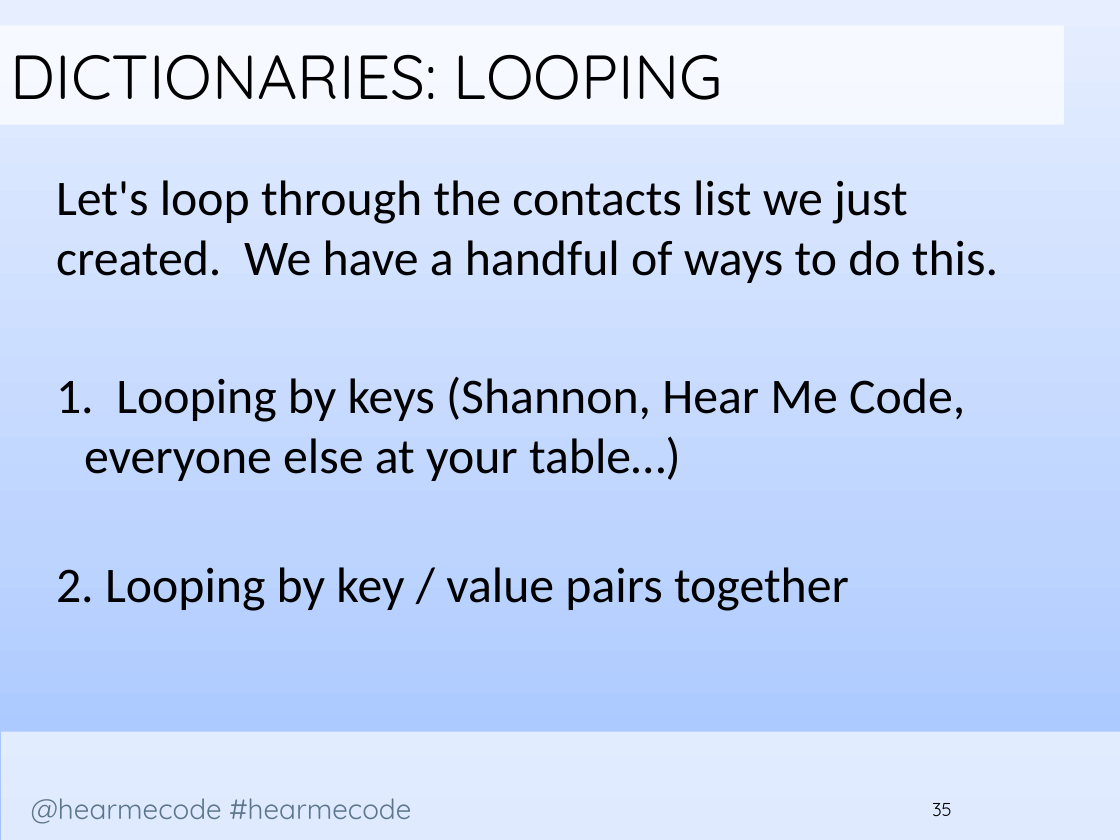
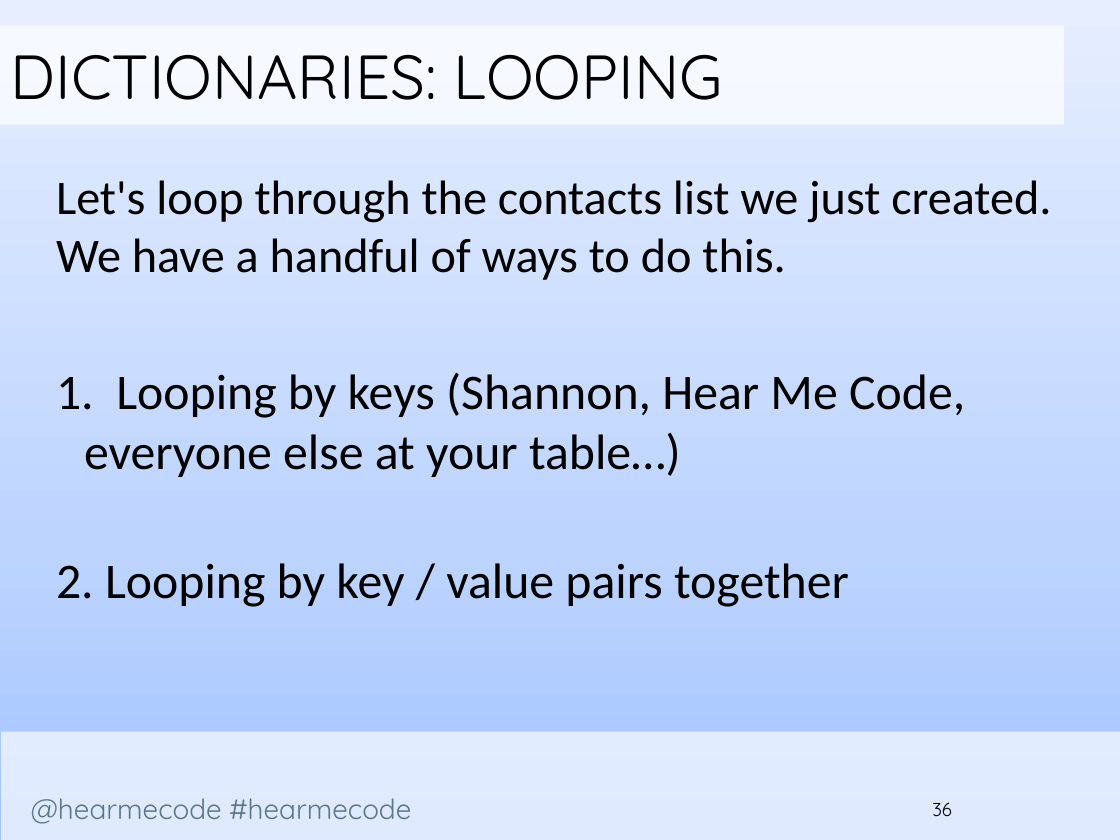
Before and after one commit to codelikeagirlcny/python-lessons-cny, a slide deck: slide 36 of slides/Lesson 3/Hear Me Code - File Handling and Dictionaries.pptx (slide 35 before the commit). Drawn at 1120x840 pixels with LibreOffice and Linux fonts; fonts in the diff are those of the drawing; background and template pictures are left out. Boxes give left, top, right and bottom in pixels: in the first picture for what was removed or moved away, otherwise in the second. Text is boxed around its words. In the diff, an @@ line names an element or a change of style, - is before the commit and + after.

```diff
--- a/slides/Lesson 3/Hear Me Code - File Handling and Dictionaries.pptx
+++ b/slides/Lesson 3/Hear Me Code - File Handling and Dictionaries.pptx
@@ text at [56, 180, 1051, 280]: size 32 to 31 pt in "Let's loop through the contacts list we ..." @@
@@ page number at [932, 802, 952, 817]: text changed @@
-35
+36
```
Also in this commit, not shown: 23 other slides changed, 1 slide added, 1 other file.
